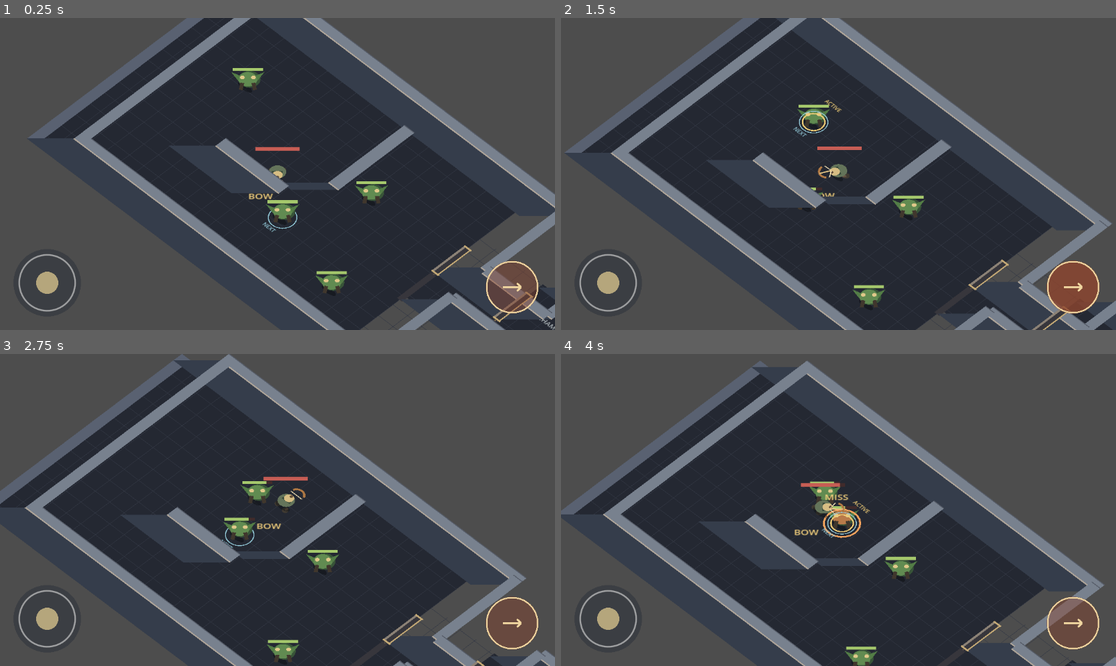
Above: before the commit, frames 1-4 (two rows, left to right).
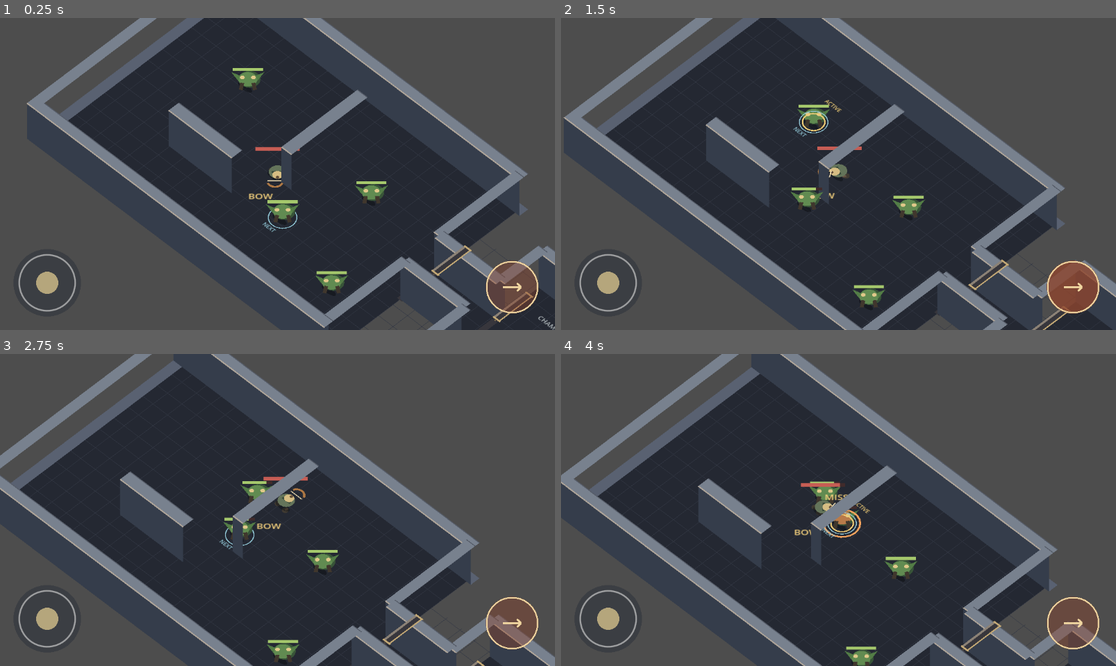
Above: after the commit, the same moments.

Repository: Jonty303/Project-Gauntlands
Game: Godot game, scene res://scenes/main.tscn
Two runs of this game, one before a commit and one after it. Both use one fixed random seed, a clock stepped at 60 frames per second and the inputs below.
Inputs (mouse positions are in pixels of both pictures, inside the frame that each line leads up to):
- Up to frame 1 (0.25 s): no input
- Up to frame 2 (1.5 s): tap Enter (ui_accept) at 0.5 s; drag from (610, 283) to (894, 105) at 0.52 s; drag from (1071, 286) to (810, 236) at 1.27 s
- Up to frame 3 (2.75 s): move the mouse to (333, 441) at 2.02 s; hold D (move_right) from 2.03 s (still down); tap Q (target_previous) at 2.1 s
- Up to frame 4 (4 s): release D (move_right) at 2.75 s; drag from (810, 572) to (672, 463) at 2.77 s; move the mouse to (1005, 556) at 3.52 s; hold A (move_left) from 3.53 s (still down); hold Space (attack) from 3.53 s (still down); tap Enter (ui_accept) at 3.77 s

The runs differ from the first frame. In frame 1, 11% of the frame differs, in the area x 4-100%, y 0-100%; in frame 2, 11%; in frame 3, 10%; in frame 4, 10%.

Commit message:
Align elevated wall faces with camera-space vertical

Diff:
--- a/scripts/raised_wall.gd
+++ b/scripts/raised_wall.gd
@@ -9,8 +9,8 @@
     var left := -wall_size.x * 0.5
     var right := wall_size.x * 0.5
     var back := -wall_size.y
-    # Counter-rotate the height vector so walls rise vertically on screen.
-    var rise := Vector2(0, -HEIGHT).rotated(PI / 4.0)
+    # Counter-rotate camera view: screen-vertical height is -45 degrees in world space.
+    var rise := Vector2(0, -HEIGHT).rotated(-PI / 4.0)
     draw_colored_polygon(PackedVector2Array([
         Vector2(left, 0), Vector2(right, 0),
         Vector2(right, 0) + rise, Vector2(left, 0) + rise
